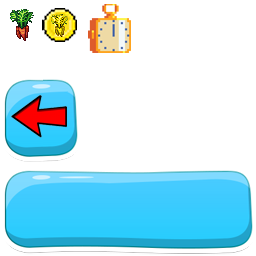
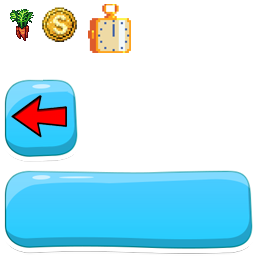
Before/after of a 256×256 layered artwork. What changed in the layer stack:
added layer "Слой 7" above "Слой 6" over [42, 7, 77, 42]
hid "Слой 2" over [42, 8, 77, 42]
